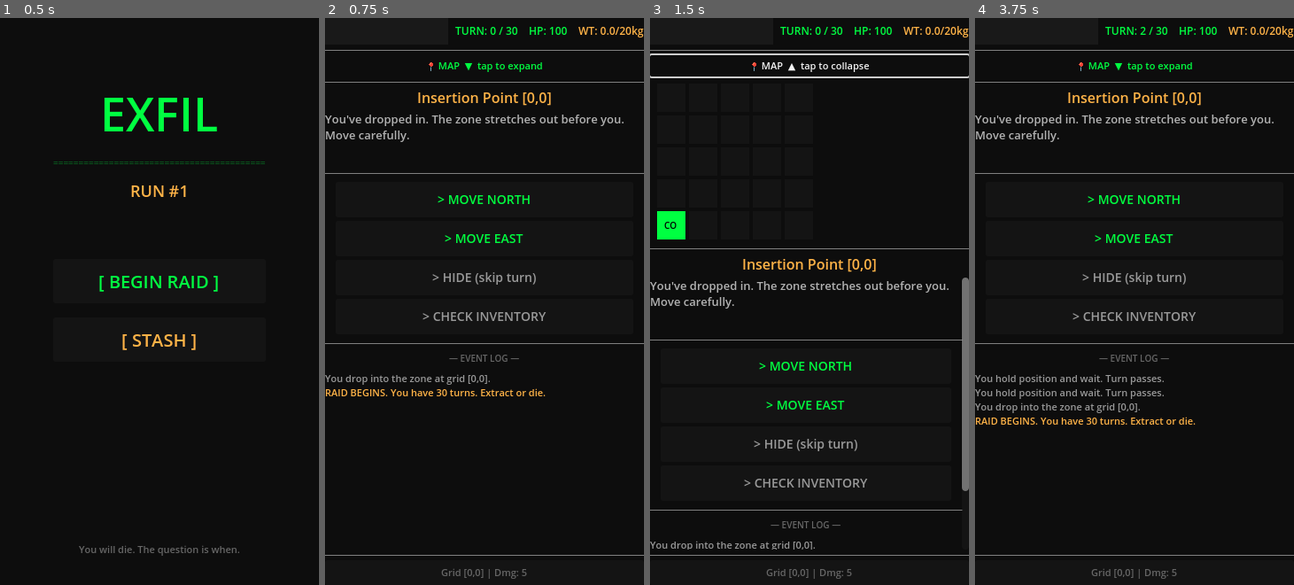
Above: before the commit, frames 1-4 (left to right).
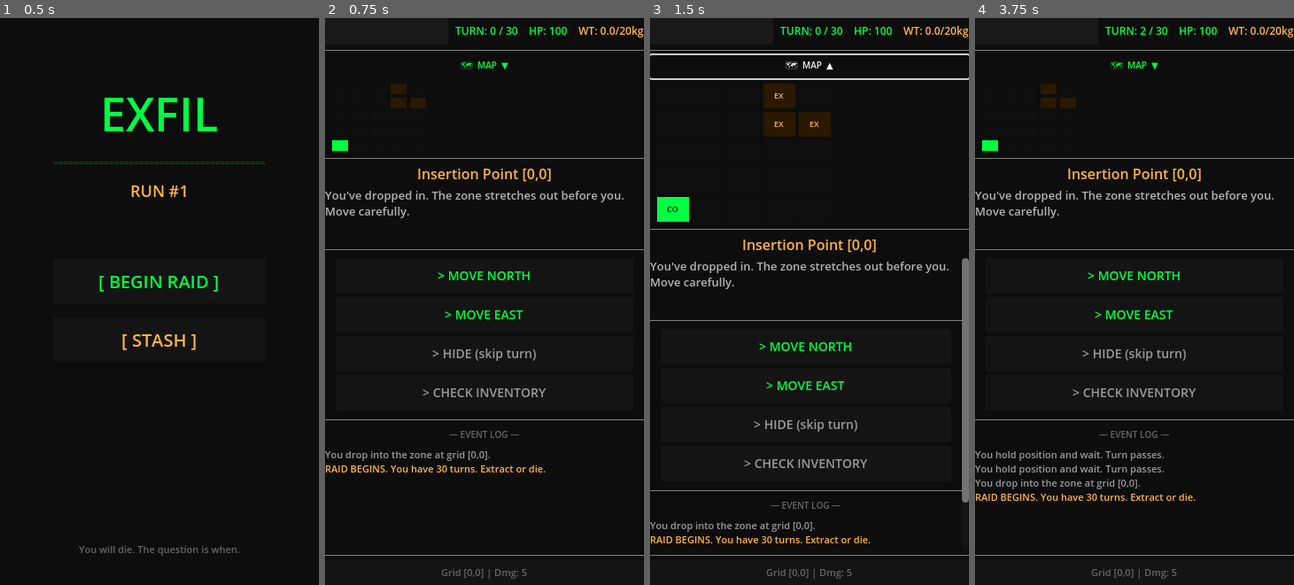
Above: after the commit, the same moments.

Repository: RJDray/Exfil
Game: Godot game, scene res://scenes/MainMenu.tscn
Same seed, same stepped clock (60 frames per second), same inputs: the game is played once before the commit and once after it.
Inputs:
- Up to frame 1 (0.5 s): no input
- Up to frame 2 (0.75 s): click "[ BEGIN RAID ]" at 0.5 s
- Up to frame 3 (1.5 s): click "📍 MAP ▼ tap to expand" (after the commit: "🗺 MAP ▼") at 1.25 s
- Up to frame 4 (3.75 s): click "📍 MAP ▲ tap to collapse" (after the commit: "🗺 MAP ▲") at 2 s; click "> HIDE (skip turn)" at 2.75 s; click "> HIDE (skip turn)" at 3.5 s

Frame 1 is identical in both runs. In frame 2, 7.1% of the frame differs, in the area x 0-100%, y 7-81%; in frame 3, 8.2%; in frame 4, 8.3%, in the area x 0-100%, y 7-86%.

Commit message:
fix(raid): always-visible compact minimap with tap-to-expand; reveal EX zones; extract wayfinding hint

Diff:
--- a/scenes/Raid.tscn
+++ b/scenes/Raid.tscn
@@ -76,23 +76,22 @@
 [node name="MapToggleBtn" type="Button" parent="MainVBox"]
 unique_name_in_owner = true
 layout_mode = 2
-custom_minimum_size = Vector2(0, 24)
+custom_minimum_size = Vector2(0, 22)
 theme_override_colors/font_color = Color(0, 1, 0.255, 1)
-theme_override_font_sizes/font_size = 11
-text = "📍 MAP  ▼  tap to expand"
+theme_override_font_sizes/font_size = 10
+text = "🗺  MAP  ▼"
 flat = true
 alignment = 1
 
-[node name="MinimapCollapse" type="MarginContainer" parent="MainVBox"]
+[node name="MinimapMargin" type="MarginContainer" parent="MainVBox"]
 unique_name_in_owner = true
 layout_mode = 2
 theme_override_constants/margin_left = 8
 theme_override_constants/margin_right = 8
-theme_override_constants/margin_top = 4
-theme_override_constants/margin_bottom = 4
-visible = false
+theme_override_constants/margin_top = 2
+theme_override_constants/margin_bottom = 2
 
-[node name="MinimapGrid" type="GridContainer" parent="MainVBox/MinimapCollapse"]
+[node name="MinimapGrid" type="GridContainer" parent="MainVBox/MinimapMargin"]
 unique_name_in_owner = true
 layout_mode = 2
 size_flags_horizontal = 3
--- a/scripts/Raid.gd
+++ b/scripts/Raid.gd
@@ -26,7 +26,6 @@
 @onready var log_text: RichTextLabel = %LogText
 @onready var status_label: Label = %StatusLabel
 @onready var minimap_grid: GridContainer = %MinimapGrid
-@onready var minimap_collapse: MarginContainer = %MinimapCollapse
 @onready var map_toggle_btn: Button = %MapToggleBtn
 var minimap_expanded: bool = false
 
@@ -53,8 +52,8 @@
 
 func _toggle_minimap() -> void:
 	minimap_expanded = !minimap_expanded
-	minimap_collapse.visible = minimap_expanded
-	map_toggle_btn.text = "📍 MAP  " + ("▲  tap to collapse" if minimap_expanded else "▼  tap to expand")
+	map_toggle_btn.text = "🗺  MAP  " + ("▲" if minimap_expanded else "▼")
+	_update_minimap()
 
 
 # --- Map Generation ---
@@ -266,62 +265,62 @@
 
 
 func _update_minimap() -> void:
-	# Clear existing cells
 	for child in minimap_grid.get_children():
 		child.queue_free()
 
 	var pos := GameData.player_pos
-	var cell_size := 32
-
-	# Grid displays y=4 at top (north), y=0 at bottom
+	# Compact: small dots. Expanded: labelled squares.
+	var cell_w := 36 if minimap_expanded else 18
+	var cell_h := 28 if minimap_expanded else 12
+	var font_size := 9 if minimap_expanded else 7
+
+	# y=4 at top (north), y=0 at south
 	for y_display in MAP_SIZE:
 		var y := MAP_SIZE - 1 - y_display
 		for x in MAP_SIZE:
 			var cell := Label.new()
-			cell.custom_minimum_size = Vector2(cell_size, cell_size)
+			cell.custom_minimum_size = Vector2(cell_w, cell_h)
 			cell.horizontal_alignment = HORIZONTAL_ALIGNMENT_CENTER
 			cell.vertical_alignment = VERTICAL_ALIGNMENT_CENTER
-			cell.add_theme_font_size_override("font_size", 10)
-
-			if x == pos.x and y == pos.y:
-				# Current position — bright green
-				var abbr: String = ROOM_ABBREVIATIONS.get(rooms[x][y]["type"], "??")
-				cell.text = abbr
+			cell.add_theme_font_size_override("font_size", font_size)
+			cell.clip_contents = true
+
+			var is_current := (x == pos.x and y == pos.y)
+			var room: Dictionary = rooms[x][y]
+			var is_extract: bool = room["is_extract"]
+			var visited: bool = visited_rooms[x][y]
+			var abbr: String = ROOM_ABBREVIATIONS.get(room["type"], "??")
+
+			var bg := ColorRect.new()
+			bg.set_anchors_preset(Control.PRESET_FULL_RECT)
+			bg.show_behind_parent = true
+
+			if is_current:
+				# Player position — bright green
+				bg.color = Color("#00ff41")
+				cell.text = abbr if minimap_expanded else ""
 				cell.add_theme_color_override("font_color", Color(0, 0, 0))
-				var bg := ColorRect.new()
-				bg.color = Color("#00ff41")
-				bg.set_anchors_preset(Control.PRESET_FULL_RECT)
-				bg.show_behind_parent = true
-				cell.add_child(bg)
-			elif visited_rooms[x][y]:
-				var room: Dictionary = rooms[x][y]
-				var abbr: String = ROOM_ABBREVIATIONS.get(room["type"], "??")
-				cell.text = abbr
-				if room["is_extract"]:
-					# Extract point — amber
-					cell.add_theme_color_override("font_color", Color(0, 0, 0))
-					var bg := ColorRect.new()
-					bg.color = Color("#ffb347")
-					bg.set_anchors_preset(Control.PRESET_FULL_RECT)
-					bg.show_behind_parent = true
-					cell.add_child(bg)
-				else:
-					# Visited — dark green
-					cell.add_theme_color_override("font_color", Color("#00ff41"))
-					var bg := ColorRect.new()
-					bg.color = Color("#1a3a1a")
-					bg.set_anchors_preset(Control.PRESET_FULL_RECT)
-					bg.show_behind_parent = true
-					cell.add_child(bg)
+			elif is_extract and not visited:
+				# Unvisited extract — dim amber (always reveal so player can navigate)
+				bg.color = Color("#2a1800")
+				cell.text = "EX" if minimap_expanded else ""
+				cell.add_theme_color_override("font_color", Color("#ffb347"))
+			elif is_extract and visited:
+				# Visited extract — bright amber
+				bg.color = Color("#ffb347")
+				cell.text = "EX" if minimap_expanded else ""
+				cell.add_theme_color_override("font_color", Color(0, 0, 0))
+			elif visited:
+				# Visited normal room — dark green
+				bg.color = Color("#1a3a1a")
+				cell.text = abbr if minimap_expanded else ""
+				cell.add_theme_color_override("font_color", Color("#00ff41"))
 			else:
-				# Unvisited — dark, no text
+				# Unvisited, unknown — near black
+				bg.color = Color(0.06, 0.06, 0.06)
 				cell.text = ""
-				var bg := ColorRect.new()
-				bg.color = Color(0.08, 0.08, 0.08)
-				bg.set_anchors_preset(Control.PRESET_FULL_RECT)
-				bg.show_behind_parent = true
-				cell.add_child(bg)
-
+
+			cell.add_child(bg)
 			minimap_grid.add_child(cell)
 
 
@@ -414,7 +413,9 @@
 		if GameData.current_turn >= EXTRACT_WINDOW_START and GameData.current_turn <= EXTRACT_WINDOW_END:
 			_add_action_button(">> EXTRACT <<", _extract, Color(0, 1, 0))
 		else:
-			_add_action_button("> EXTRACT (locked)", _try_extract_early, Color(0.4, 0.4, 0.4))
+			_add_action_button("> EXTRACT (opens turn 25)", _try_extract_early, Color(0.4, 0.4, 0.4))
+	elif GameData.current_turn >= EXTRACT_WINDOW_START and GameData.current_turn <= EXTRACT_WINDOW_END:
+		_add_action_button("⚠ GO TO EX ZONE TO EXTRACT", func(): _add_log("Find an amber EX zone on the map and get there!"), Color(1, 0.4, 0.1))
 
 
 func _show_combat_actions() -> void:
